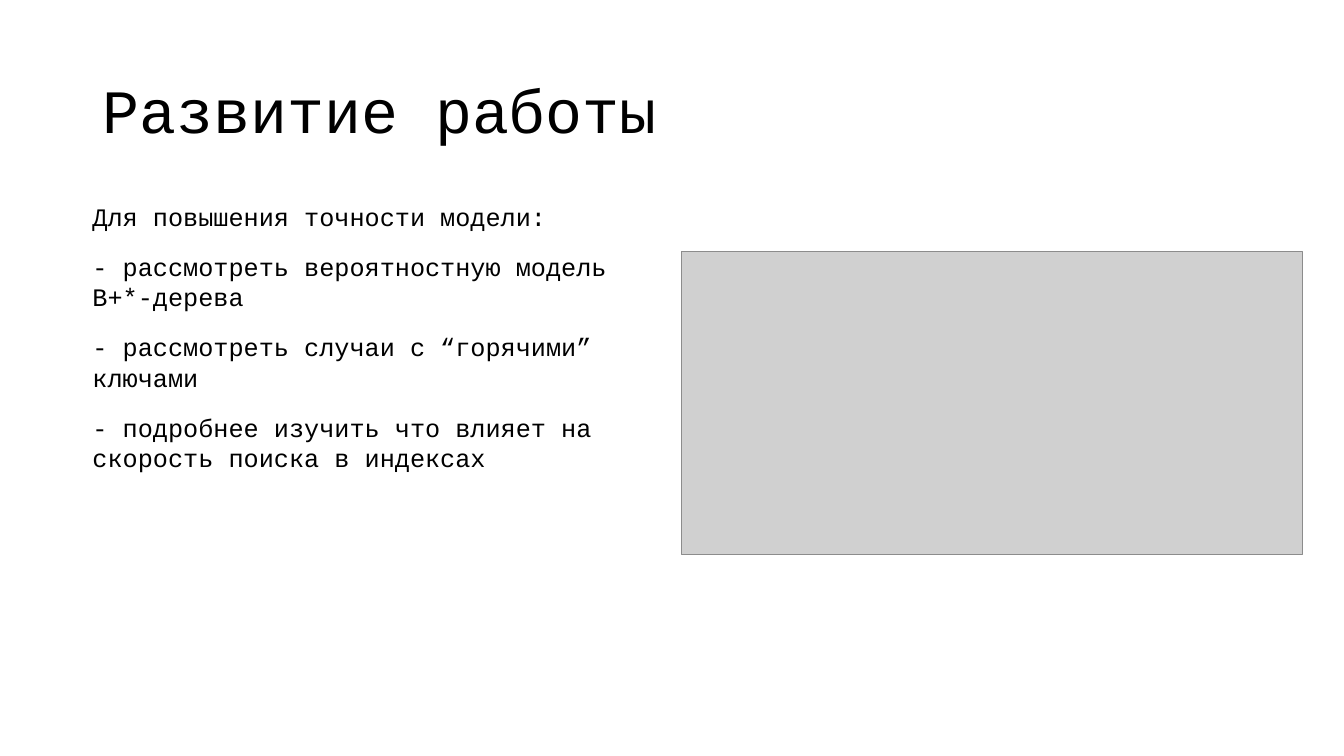
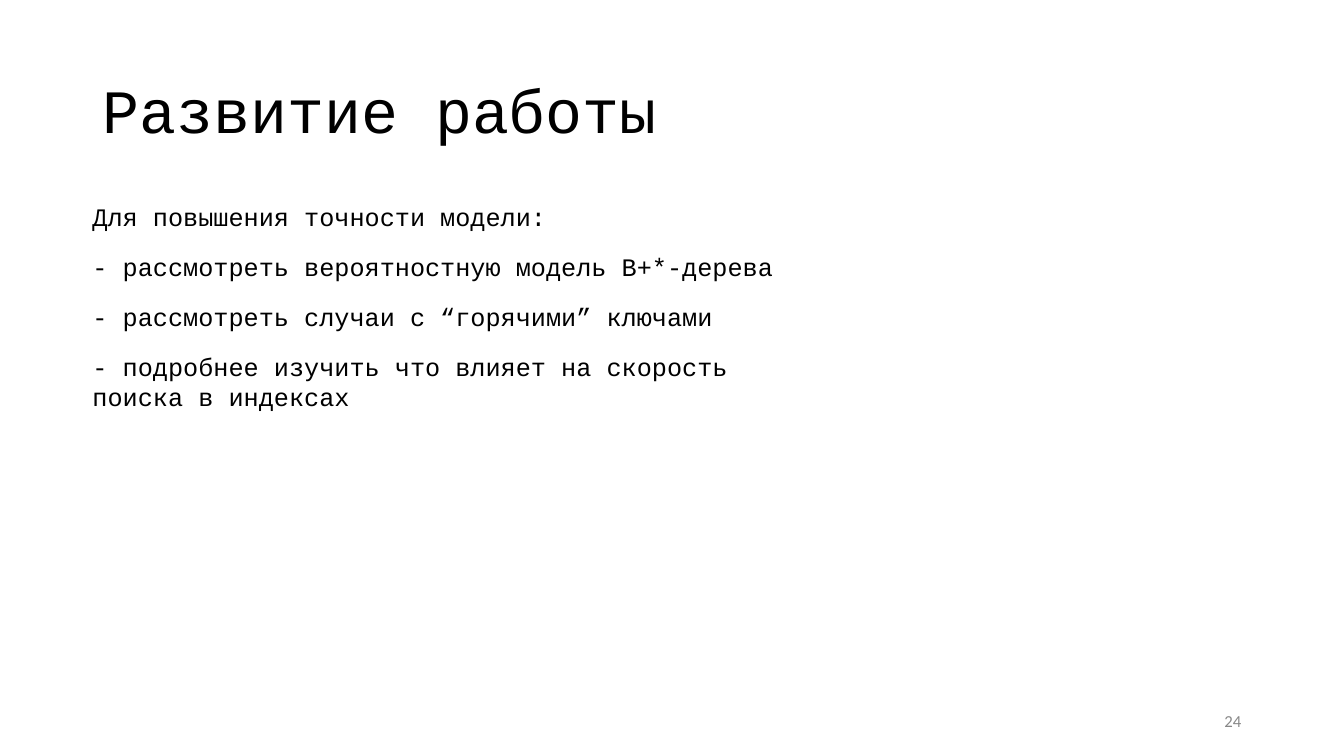
Before and after one commit to vitosotdihaet/pind, a slide deck: slide 24 of presentation.odp (slide 23 before the commit). Drawn at 1344x756 pixels with LibreOffice and Linux fonts; fonts in the diff are those of the drawing; grey boxes stand for pictures. Boxes give left, top, right and bottom in pixels: in the first picture for what was removed or moved away, otherwise in the second. Text is boxed around its words. In the diff, an @@ line names an element or a change of style, - is before the commit and + after.

```diff
--- a/presentation.odp
+++ b/presentation.odp
@@ text "Для повышения точности модели:" rewrapped from bbox=[92, 209, 607, 473] to bbox=[92, 209, 773, 411] @@
@@ picture removed at bbox=[682, 252, 1303, 555] @@
@@ page number added at bbox=[1224, 716, 1241, 727], 12 pt, text #888888 @@
+24
```
Also in this commit, not shown: 19 other slides changed, 4 slides added, 3 slides removed.
